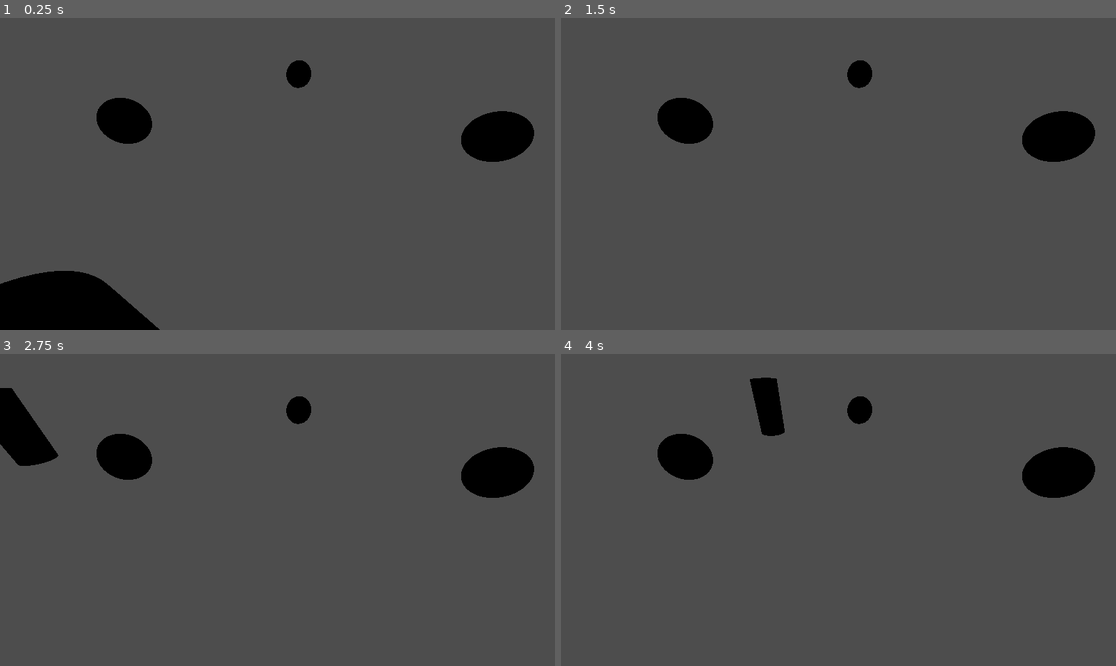
Above: before the commit, frames 1-4 (two rows, left to right).
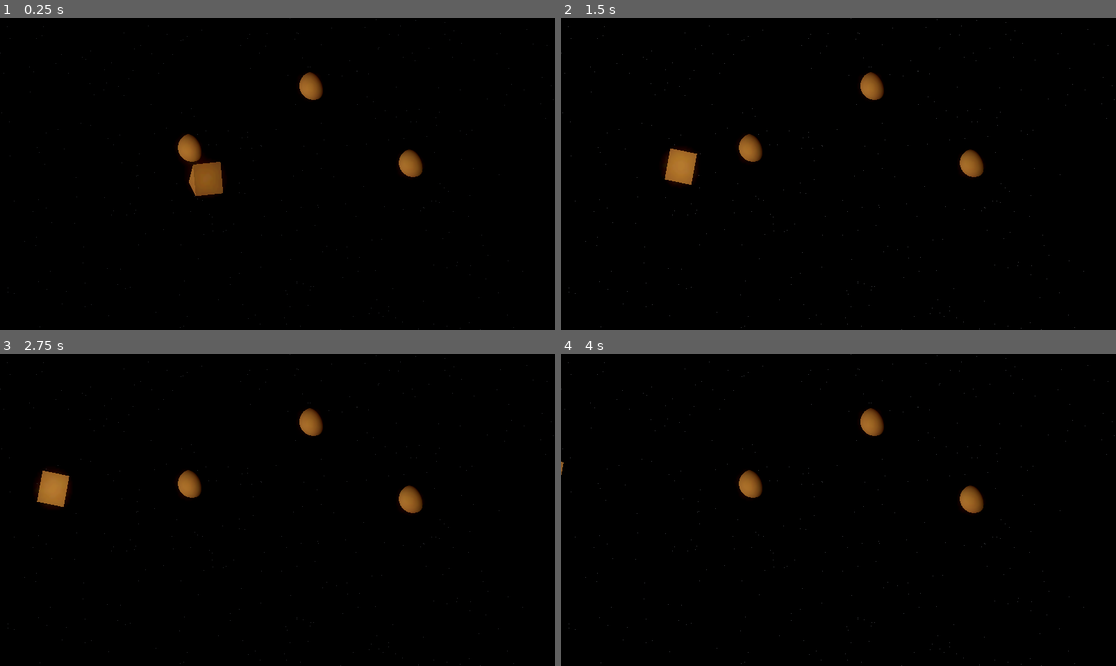
Above: after the commit, the same moments.

Repository: jsteele15/june-jam-space
Game: Godot game, scene res://world/space.tscn
Two runs of this game, one before a commit and one after it. Both use one fixed random seed, a clock stepped at 60 frames per second and the inputs below. Before the commit the project has no main scene; this scene is started directly in both runs.
Inputs:
- Up to frame 1 (0.25 s): no input
- Up to frame 2 (1.5 s): hold Space (launch, bound only after the commit) 0.53-1.28 s; tap Space (launch, bound only after the commit) at 1.35 s
- Up to frame 3 (2.75 s): hold Space (launch, bound only after the commit) from 2.03 s (still down)
- Up to frame 4 (4 s): release Space (launch, bound only after the commit) at 2.78 s; tap Space (launch, bound only after the commit) at 2.85 s; hold Space (launch, bound only after the commit) from 3.53 s (still down)

The runs differ from the first frame. In frame 1, 93% of the frame differs, in the area x 0-100%, y 0-100%; in frame 2, 97%; in frame 3, 95%; in frame 4, 96%.

Commit message:
planets and such
- added a sky box
- messed around with rockets

Diff:
--- /dev/null
+++ b/planet-spin/core/game_vars.gd
@@ -0,0 +1,6 @@
+extends Node
+
+enum PLANETS {
+	None,
+
+}
--- a/planet-spin/core/player.gd
+++ b/planet-spin/core/player.gd
@@ -1,10 +1,15 @@
 class_name Player extends Node3D
 
 var planet_orbiting: Planet
-var radius = 5.0
-var speed = 1.0
+var radius = 2.0
+var speed = 2.0
 var angle = 0.0
 var current_speed : int = 5
+
+#this is to handle what kind of movement to do
+var leaving_orbit : bool = false
+var in_orbit : bool = true
+var firing_rockets : bool = false
 # Called when the node enters the scene tree for the first time.
 func _ready() -> void:
 	pass # Replace with function body.
@@ -17,11 +22,31 @@
 
 func _move(delta) -> void:
 	"""the point of this is to fly around the planets and jetison off to other places"""
-	angle += speed * delta
 
-	var x = cos(angle) * radius
-	var z = sin(angle) * radius
+	if in_orbit == true and firing_rockets == false:
+		angle += speed * delta
 
-	if planet_orbiting == null:
-		return
-	global_transform.origin = planet_orbiting.global_transform.origin + Vector3(x, 0, z)
+		var x = cos(angle) * radius
+		var z = sin(angle) * radius
+
+		if planet_orbiting == null:
+			return
+		global_transform.origin = planet_orbiting.global_transform.origin + Vector3(x, 0, z)
+		look_at(planet_orbiting.global_position, Vector3.UP)
+		rotate(Vector3.UP, deg_to_rad(90))
+
+	else:
+
+		global_position += -global_transform.basis.z * speed * delta
+
+func _on_area_3d_area_entered(area: Area3D) -> void:
+	if area.get_parent() is Planet:
+		in_orbit = true
+		planet_orbiting = area.get_parent()
+
+
+func _on_area_3d_area_exited(area: Area3D) -> void:
+	if area.get_parent() is Planet:
+		#set the leaving orbit to false when it leave an orbit to allow the ship
+		#to attach to a new orbit
+		leaving_orbit = false
--- a/planet-spin/core/player.tscn
+++ b/planet-spin/core/player.tscn
@@ -2,10 +2,23 @@
 
 [ext_resource type="Script" uid="uid://daekdc5r07x2q" path="res://core/player.gd" id="1_3x74s"]
 
-[sub_resource type="CylinderMesh" id="CylinderMesh_3x74s"]
+[sub_resource type="PrismMesh" id="PrismMesh_3x74s"]
+
+[sub_resource type="CapsuleShape3D" id="CapsuleShape3D_3x74s"]
+radius = 0.80615234
+height = 1.6123047
 
 [node name="Player" type="Node3D" unique_id=1247875391]
 script = ExtResource("1_3x74s")
 
 [node name="ShipModel" type="MeshInstance3D" parent="." unique_id=50686177]
-mesh = SubResource("CylinderMesh_3x74s")
+mesh = SubResource("PrismMesh_3x74s")
+
+[node name="Area3D" type="Area3D" parent="." unique_id=1293072209]
+
+[node name="CollisionShape3D" type="CollisionShape3D" parent="Area3D" unique_id=1688206302]
+transform = Transform3D(1, 0, 0, 0, 1, 0, 0, 0, 1, 0, -0.19384766, 0)
+shape = SubResource("CapsuleShape3D_3x74s")
+
+[connection signal="area_entered" from="Area3D" to="." method="_on_area_3d_area_entered"]
+[connection signal="area_exited" from="Area3D" to="." method="_on_area_3d_area_exited"]
--- a/planet-spin/project.godot
+++ b/planet-spin/project.godot
@@ -11,8 +11,21 @@
 [application]
 
 config/name="planet-spin"
+run/main_scene="uid://csumw250v5uwe"
 config/features=PackedStringArray("4.6", "Forward Plus")
 config/icon="res://icon.svg"
+
+[autoload]
+
+gameVars="*uid://bpy7e8uqc7i4q"
+
+[input]
+
+launch={
+"deadzone": 0.2,
+"events": [Object(InputEventKey,"resource_local_to_scene":false,"resource_name":"","device":-1,"window_id":0,"alt_pressed":false,"shift_pressed":false,"ctrl_pressed":false,"meta_pressed":false,"pressed":false,"keycode":0,"physical_keycode":32,"key_label":0,"unicode":32,"location":0,"echo":false,"script":null)
+]
+}
 
 [physics]
 
--- a/planet-spin/world/planet.gd
+++ b/planet-spin/world/planet.gd
@@ -1,11 +1,8 @@
 class_name Planet extends Node3D
 
+@export var planets_sun : Planet
+@export var planet_name : int
 
 # Called when the node enters the scene tree for the first time.
 func _ready() -> void:
 	pass # Replace with function body.
-
-
-# Called every frame. 'delta' is the elapsed time since the previous frame.
-func _process(delta: float) -> void:
-	pass
--- a/planet-spin/world/planet.tscn
+++ b/planet-spin/world/planet.tscn
@@ -4,8 +4,18 @@
 
 [sub_resource type="SphereMesh" id="SphereMesh_mmmqq"]
 
+[sub_resource type="CylinderShape3D" id="CylinderShape3D_mmmqq"]
+height = 0.23486328
+radius = 1.125
+
 [node name="planet" type="Node3D" unique_id=976849000]
 script = ExtResource("1_mmmqq")
 
 [node name="MeshInstance3D" type="MeshInstance3D" parent="." unique_id=974989527]
 mesh = SubResource("SphereMesh_mmmqq")
+
+[node name="Area3D" type="Area3D" parent="." unique_id=1274776173]
+
+[node name="CollisionShape3D" type="CollisionShape3D" parent="Area3D" unique_id=1077737332]
+transform = Transform3D(1, 0, 0, 0, 1, 0, 0, 0, 1, 0, -0.0063476563, 0)
+shape = SubResource("CylinderShape3D_mmmqq")
--- a/planet-spin/world/space.gd
+++ b/planet-spin/world/space.gd
@@ -11,3 +11,12 @@
 # Called every frame. 'delta' is the elapsed time since the previous frame.
 func _process(delta: float) -> void:
 	pass
+
+
+func _input(event: InputEvent) -> void:
+	if event.is_action_pressed("launch"):
+		player.in_orbit = false
+		player.firing_rockets = true
+
+	if event.is_action_released("launch"):
+		player.firing_rockets = false
--- /dev/null
+++ b/planet-spin/world/space.gdshader
@@ -0,0 +1,67 @@
+shader_type sky;
+
+uniform float star_density : hint_range(0.0, 5.0) = 1.5;
+uniform float star_brightness : hint_range(0.0, 3.0) = 1.2;
+uniform float nebula_strength : hint_range(0.0, 2.0) = 0.6;
+uniform vec3 nebula_color : source_color = vec3(0.4, 0.1, 0.6);
+uniform float nebula_scale = 2.5;
+uniform float star_twinkle_speed = 0.5;
+
+// Float hash
+float hash(float n) {
+    return fract(sin(n) * 43758.5453);
+}
+
+float noise(vec3 p) {
+    vec3 i = floor(p);
+    vec3 f = fract(p);
+
+    float n = dot(i, vec3(1.0, 57.0, 113.0));
+
+    return mix(
+        mix(
+            mix(hash(n + 0.0), hash(n + 1.0), f.x),
+            mix(hash(n + 57.0), hash(n + 58.0), f.x),
+            f.y
+        ),
+        mix(
+            mix(hash(n + 113.0), hash(n + 114.0), f.x),
+            mix(hash(n + 170.0), hash(n + 171.0), f.x),
+            f.y
+        ),
+        f.z
+    );
+}
+
+float fbm(vec3 p) {
+    float f = 0.0;
+    float scale = 1.0;
+    for (int i = 0; i < 5; i++) {
+        f += noise(p * scale) / scale;
+        scale *= 2.0;
+    }
+    return f;
+}
+
+void sky() {
+    // SKY_COORDS is vec2 in Godot 4
+    vec2 uv = SKY_COORDS;
+
+    // Convert to a 3D direction vector
+    vec3 dir = normalize(vec3(uv, 1.0));
+
+    // Nebula
+    float n = fbm(dir * nebula_scale + TIME * 0.05);
+    vec3 nebula = nebula_color * n * nebula_strength;
+
+    // Stars
+    float star_noise = hash(dot(dir, vec3(12.9898, 78.233, 45.164)) * 200.0);
+    float stars = step(1.0 - star_density, star_noise);
+
+    // Twinkle
+    stars *= (0.8 + 0.2 * sin(TIME * star_twinkle_speed + star_noise * 10.0));
+
+    vec3 star_color = vec3(stars * star_brightness);
+
+    COLOR = nebula + star_color;
+}
--- a/planet-spin/world/space.tscn
+++ b/planet-spin/world/space.tscn
@@ -4,6 +4,31 @@
 [ext_resource type="PackedScene" uid="uid://cq0m6i8g3vtfr" path="res://world/planet.tscn" id="2_5adde"]
 [ext_resource type="PackedScene" uid="uid://cxbt46sleg46y" path="res://core/player.tscn" id="3_88r13"]
 [ext_resource type="PackedScene" uid="uid://bnhe2jnrqgxdf" path="res://ui/game_camera.tscn" id="4_88r13"]
+[ext_resource type="Shader" uid="uid://c3ycrgf2k0w1w" path="res://world/space.gdshader" id="5_5emu0"]
+
+[sub_resource type="ShaderMaterial" id="ShaderMaterial_iyt27"]
+shader = ExtResource("5_5emu0")
+shader_parameter/star_density = 0.002000000095
+shader_parameter/star_brightness = 0.26000001235
+shader_parameter/nebula_strength = 0.098000004655
+shader_parameter/nebula_color = Color(0.030206325, 0.09594732, 0.24406001, 1)
+shader_parameter/nebula_scale = 44.96
+shader_parameter/star_twinkle_speed = 2.34
+
+[sub_resource type="Sky" id="Sky_ceetw"]
+sky_material = SubResource("ShaderMaterial_iyt27")
+
+[sub_resource type="Environment" id="Environment_88r13"]
+background_mode = 2
+sky = SubResource("Sky_ceetw")
+ambient_light_source = 3
+ambient_light_energy = 1.66
+reflected_light_source = 2
+glow_enabled = true
+glow_intensity = 8.0
+glow_strength = 0.72
+glow_bloom = 0.12
+glow_blend_mode = 0
 
 [node name="space" type="Node3D" unique_id=1755352422]
 script = ExtResource("1_qhdaa")
@@ -20,7 +45,16 @@
 transform = Transform3D(1, 0, 0, 0, 1, 0, 0, 0, 1, 2.231673, 0, -3.4692774)
 
 [node name="Player" parent="." unique_id=1247875391 instance=ExtResource("3_88r13")]
-transform = Transform3D(1, 0, 0, 0, 1, 0, 0, 0, 1, -2.79662, 0, 0.5180969)
+transform = Transform3D(1, 0, 0, 0, 1, 0, 0, 0, 1, -2.79662, 0, 1.8700194)
+
+[node name="DirectionalLight3D" type="DirectionalLight3D" parent="." unique_id=1002330190]
+transform = Transform3D(1, 0, 0, 0, 1, 0, 0, 0, 1, -0.1676476, 0, 0)
+light_color = Color(1, 0.6588286, 0.3130353, 1)
+
+[node name="WorldEnvironment" type="WorldEnvironment" parent="." unique_id=1741857564]
+environment = SubResource("Environment_88r13")
 
 [node name="game camera" parent="." unique_id=1279937024 instance=ExtResource("4_88r13")]
-transform = Transform3D(0.68673706, -0.45483005, 0.56702894, 0.006282836, 0.7837431, 0.6210534, -0.7268788, -0.42293784, 0.54108304, 1.8902245, 1.9399092, 2.253383)
+transform = Transform3D(0.6845557, -0.38304392, 0.62021035, 0.030129572, 0.8649553, 0.50094366, -0.7283377, -0.3242372, 0.603651, 2.9444575, 2.6122038, 3.8725955)
+projection = 1
+size = 11.0
Not shown, added: planet-spin/core/game_vars.gd.uid
Not shown, added: planet-spin/world/space.gdshader.uid
